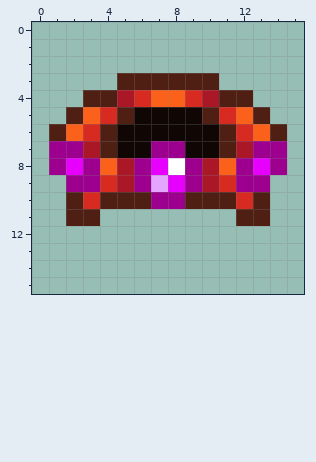
Pixel-art sprite, stored at assets/thaumadditions/adaminite_belt.png. Above: the version before the commit.
The file is 64x64 pixels, drawn in blocks of 4x4; one block is one cell here.
After:
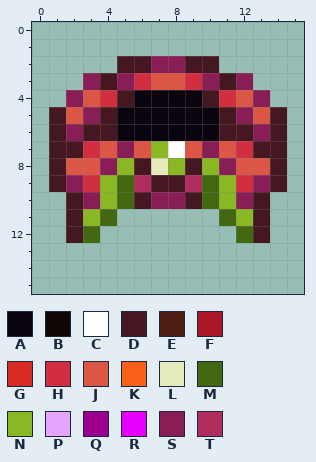
Palette (. is transparent): A #09040d  B #100603  C #ffffff  D #441721  E #501f13  F #aa1828  G #d72b22  H #d12e40  J #dc5646  K #fc611c  L #e4eabb  M #436812  N #8ab825  P #e4a5ff  Q #9d008f  R #e800ff  S #891e56  T #b02d5e
What changed:
@@ x 0..15 @@
  1 ................
- 2 ................
- 3 .....EEEEEE.....
- 4 ...EEFGKKGFEE...
- 5 ..EKGEBBBBEGKE..
- 6 .EKGEBBBBBBEGKE.
- 7 .QQFEBBQQBBEFQQ.
- 8 .QRQKFQRCQFKQRQ.
- 9 ..QQGFQPRQFGQQ..
-10 ..EGEEEQQEEEGE..
-11 ..EE........EE..
-12 ................
+ 2 .....DDSSDD.....
+ 3 ...SDSHJJHSDS...
+ 4 ..SJHDAAAADHJS..
+ 5 .DJSDAAAAAADSJD.
+ 6 .DSDDAAAAAADDSD.
+ 7 .DDHJSJNCJSJHDD.
+ 8 .DJJSNDLNDNSJJD.
+ 9 .DSHNMTDDTMNHSD.
+10 ..DSNMDSSDMNSD..
+11 ..DNM......MND..
+12 ..DM........MD..
 13 ................
Pixel boxes of the changes (left, top, right, bottom) in both pictures:
changed: (49, 56, 287, 243)
